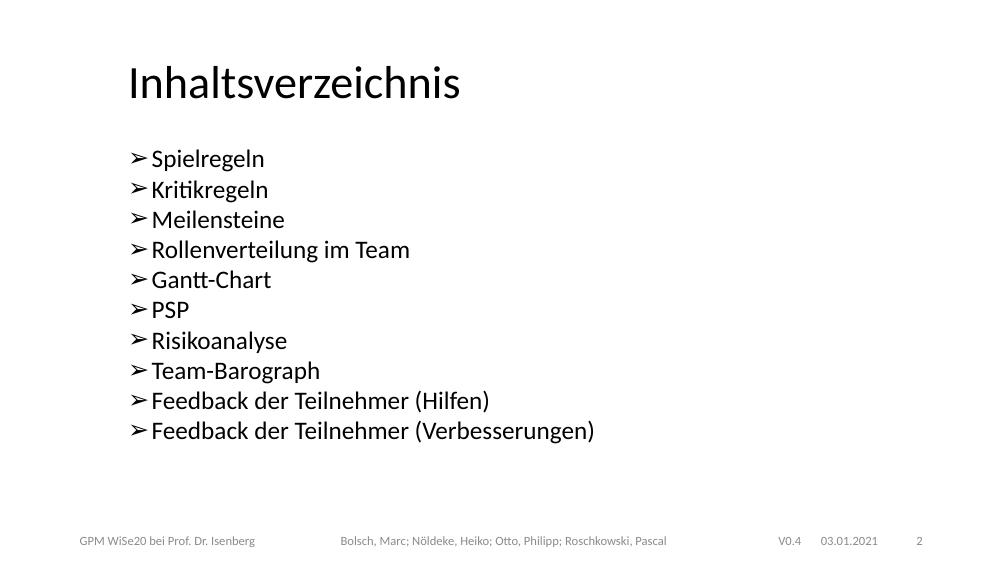
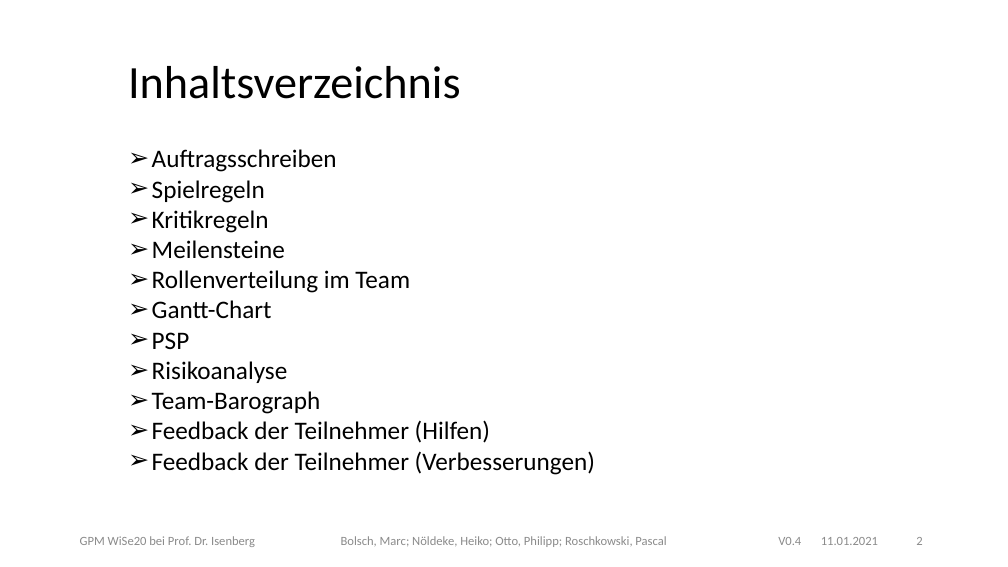
Before and after one commit to plastikpamaro/bachelorprojekt2020, a slide deck: slide 2 of 21-01-04_Statusbericht_2/20WiSe-GPM LightingSharks TND v0.2.pptx. Drawn at 1008x567 pixels with LibreOffice and Linux fonts; fonts in the diff are those of the drawing; background and template pictures are left out. Boxes give left, top, right and bottom in pixels: in the first picture for what was removed or moved away, otherwise in the second. Text is boxed around its words. In the diff, an @@ line names an element or a change of style, - is before the commit and + after.

```diff
--- a/21-01-04_Statusbericht_2/20WiSe-GPM LightingSharks TND v0.2.pptx
+++ b/21-01-04_Statusbericht_2/20WiSe-GPM LightingSharks TND v0.2.pptx
@@ text at bbox=[152, 149, 337, 172]: paragraph added @@
+➢ Auftragsschreiben
@@ text at bbox=[821, 537, 878, 545]: text changed @@
-03.01.2021
+11.01.2021
```
Also in this commit, not shown: 12 other slides changed, 1 slide added, 1 other file.
